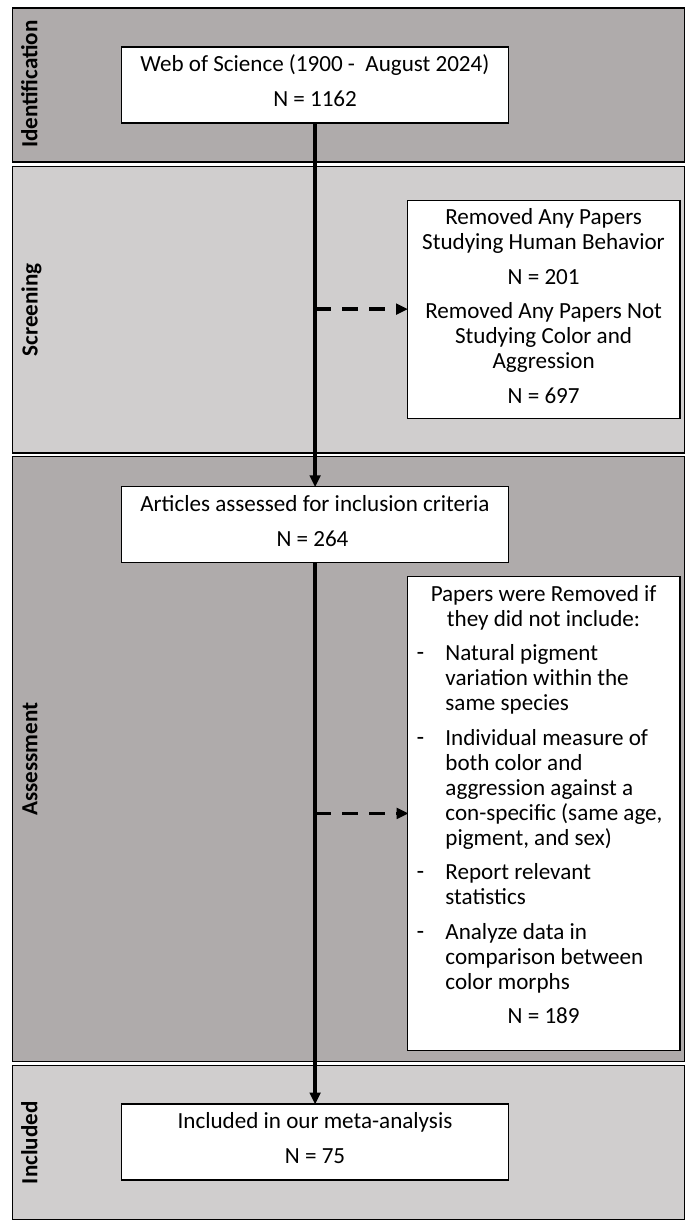
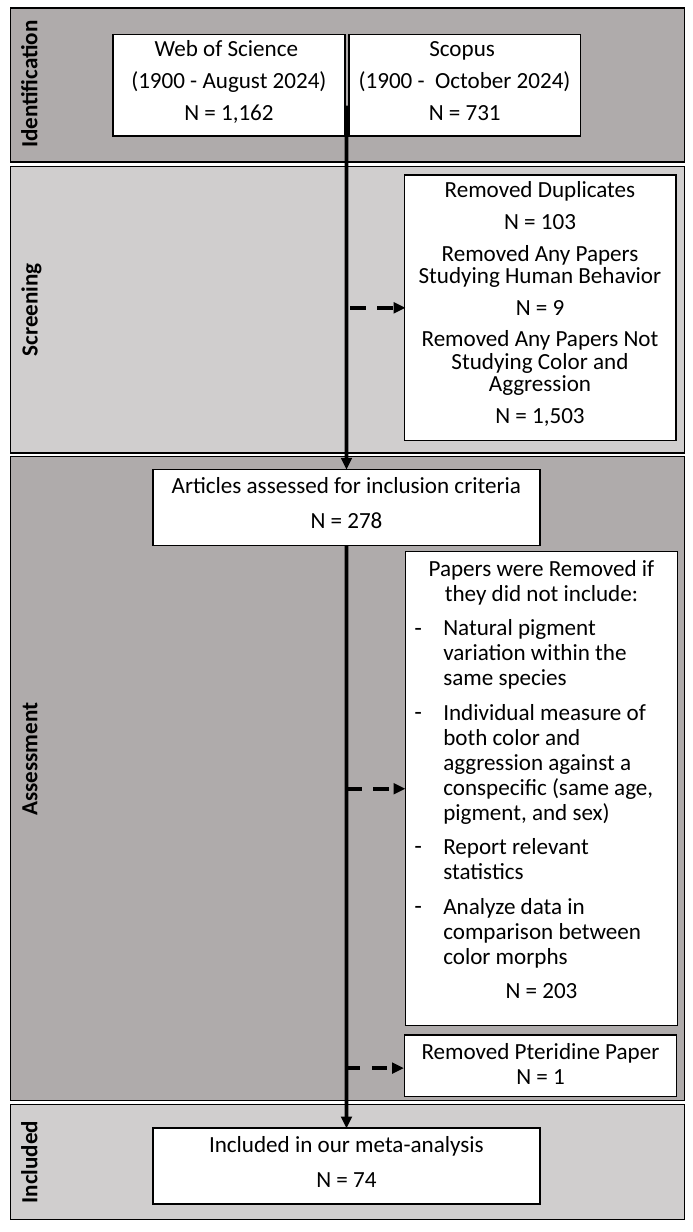
Before and after one commit to sruckman/meta-analysis, a slide deck: slide 1 of R Files/Figures/Figure 1 Flow Diagram.pptx. Drawn at 693x1232 pixels with LibreOffice and Linux fonts; fonts in the diff are those of the drawing. Boxes give left, top, right and bottom in pixels: in the first picture for what was removed or moved away, otherwise in the second. Text is boxed around its words. In the diff, an @@ line names an element or a change of style, - is before the commit and + after.

```diff
--- a/R Files/Figures/Figure 1 Flow Diagram.pptx
+++ b/R Files/Figures/Figure 1 Flow Diagram.pptx
@@ subtitle "Web of Science": place and size @@
-subtitle "Web of Science" at [122,47,509,123]
+subtitle "Web of Science" at [113,34,345,136]
@@ subtitle at [131,40,327,123]: text changed @@
-Web of Science (1900 - August 2024)
-N = 1162
+Web of Science
+(1900 - August 2024)
+N = 1,162
@@ rectangle added at [349,34,581,136], fill #FFFFFF, outline #000000 1 pt, 18 pt, text #000000 @@
+Scopus
+(1900 - October 2024)
+N = 731
@@ arrow moved from (315, 123) - (315, 487) to (346, 105) - (346, 469) @@
@@ rectangle "Removed Duplicates": place and size @@
-rectangle "Removed Duplicates" at [407,201,680,419]
+rectangle "Removed Duplicates" at [404,175,675,440]
@@ text in rectangle at [445,181,635,229]: paragraphs added @@
+Removed Duplicates
+N = 103
@@ text in rectangle at [419,245,661,395]: line spacing 0.9 to 0.8 @@
@@ arrow moved from (315, 310) - (407, 310) to (350, 308) - (406, 308) @@
@@ text in rectangle at [516,300,565,315]: text changed @@
-N = 201
+N = 9
@@ text in rectangle at [495,408,585,426]: text changed @@
-N = 697
+N = 1,503
@@ rectangle: place and size @@
-rectangle at [13,456,685,1062]
+rectangle at [10,456,685,1100]
@@ rectangle "Articles assessed for inclusion criteria": place and size @@
-rectangle "Articles assessed for inclusion criteria" at [122,487,509,563]
+rectangle "Articles assessed for inclusion criteria" at [152,469,540,545]
@@ text in rectangle at [311,512,382,528]: text changed @@
-N = 264
+N = 278
@@ arrow moved from (315, 563) - (315, 1104) to (346, 545) - (346, 1128) @@
@@ rectangle "Papers were Removed if they ...": place and size @@
-rectangle "Papers were Removed if they ..." at [407,577,680,1051]
+rectangle "Papers were Removed if they ..." at [406,552,678,1026]
@@ text in rectangle at [443,704,653,824]: text changed @@
-– Individual measure of both color and aggression against a con-specific (same age, pigment, and sex)
+– Individual measure of both color and aggression against a conspecific (same age, pigment, and sex)
@@ arrow moved from (315, 813) - (408, 813) to (346, 789) - (406, 789) @@
@@ text in rectangle at [506,983,577,998]: text changed @@
-N = 189
+N = 203
@@ rectangle added at [404,1035,676,1097], fill #FFFFFF, outline #000000 1 pt, 18 pt, text #000000 @@
+Removed Pteridine Paper N = 1
@@ arrow added from (345, 1068) to (404, 1068), #000000 3 pt dashed @@
@@ rectangle: place and size @@
-rectangle at [13,1065,685,1220]
+rectangle at [10,1104,685,1220]
@@ text "Included": place and size @@
-text "Included" at [15,1109,43,1182]
+text "Included" at [15,1129,43,1202]
@@ rectangle "Included in our meta-analysis": place and size @@
-rectangle "Included in our meta-analysis" at [122,1104,509,1180]
+rectangle "Included in our meta-analysis" at [152,1128,540,1204]
@@ text in rectangle at [316,1172,376,1187]: text changed @@
-N = 75
+N = 74
```
Also in this commit, not shown: 4 other files.
